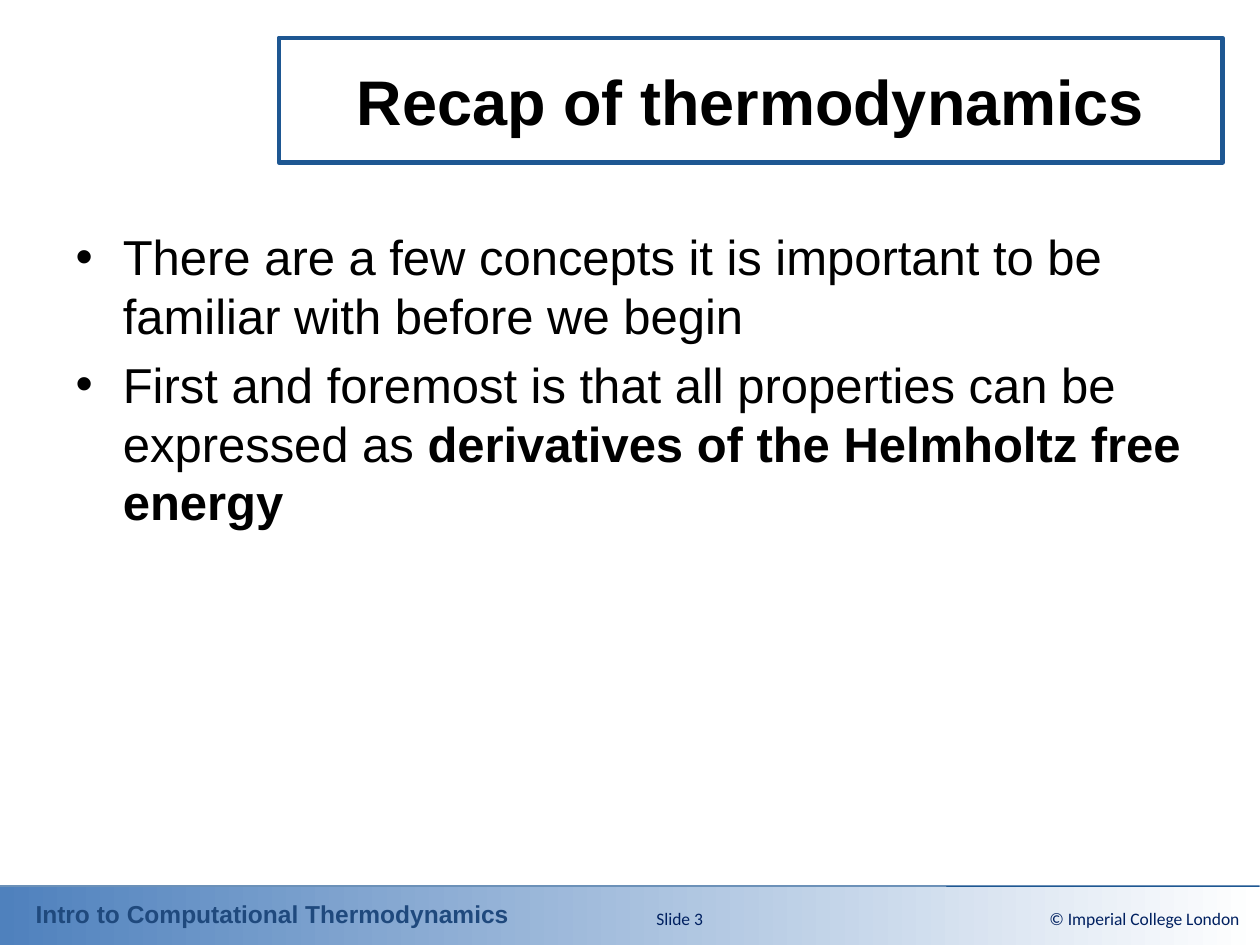
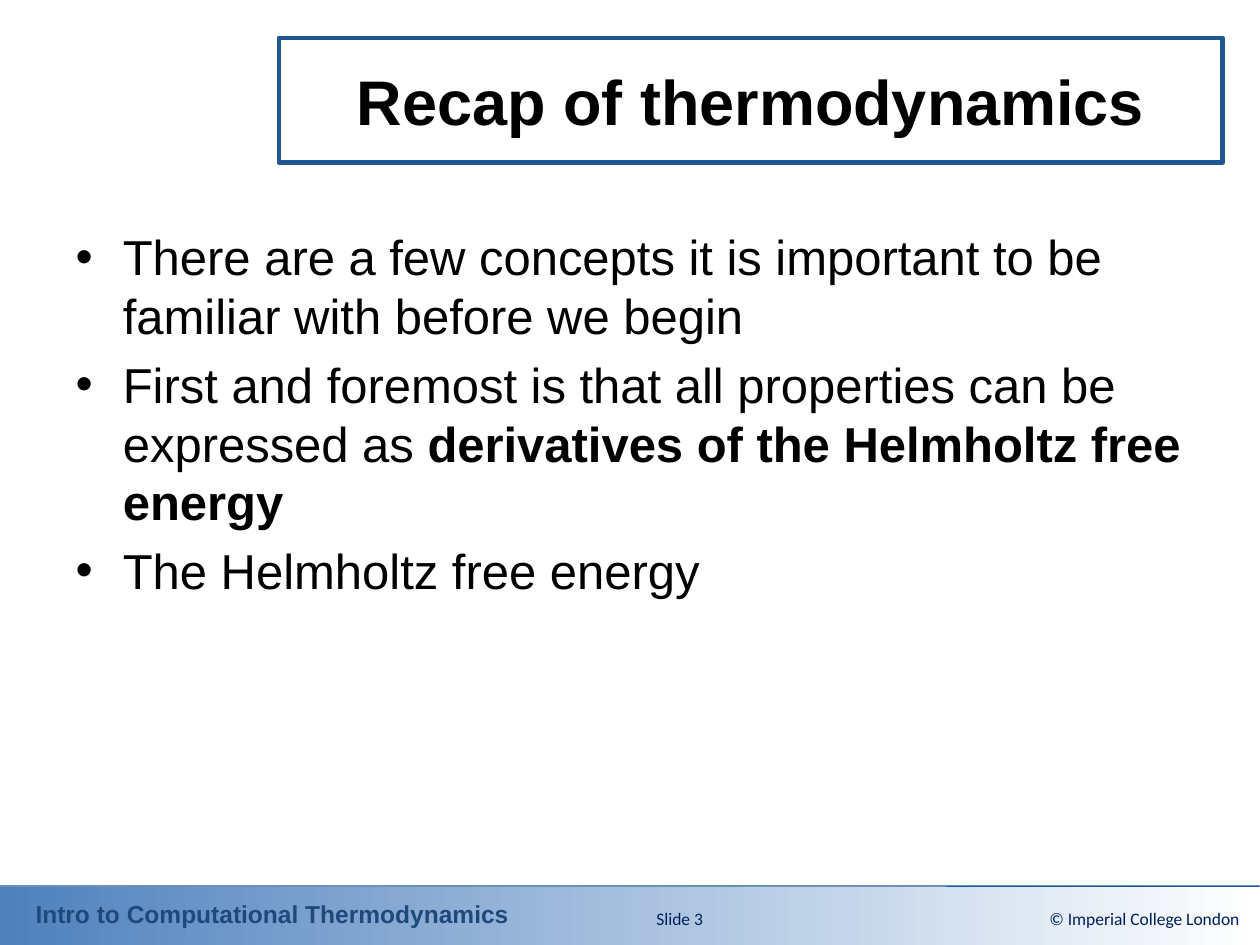
Before and after one commit to ClapeyronThermo/introduction-to-computational-thermodynamics, a slide deck: slide 3 of Part 1 - Review/Powerpoint Slides/1-1_Introduction.pptx. Drawn at 1260x945 pixels with LibreOffice and Linux fonts; fonts in the diff are those of the drawing; background and template pictures are left out. Boxes give left, top, right and bottom in pixels: in the first picture for what was removed or moved away, otherwise in the second. Text is boxed around its words. In the diff, an @@ line names an element or a change of style, - is before the commit and + after.

```diff
--- a/Part 1 - Review/Powerpoint Slides/1-1_Introduction.pptx
+++ b/Part 1 - Review/Powerpoint Slides/1-1_Introduction.pptx
@@ text at (123,553,700,599): paragraph added @@
+• The Helmholtz free energy
```
Also in this commit, not shown: 16 other files.
